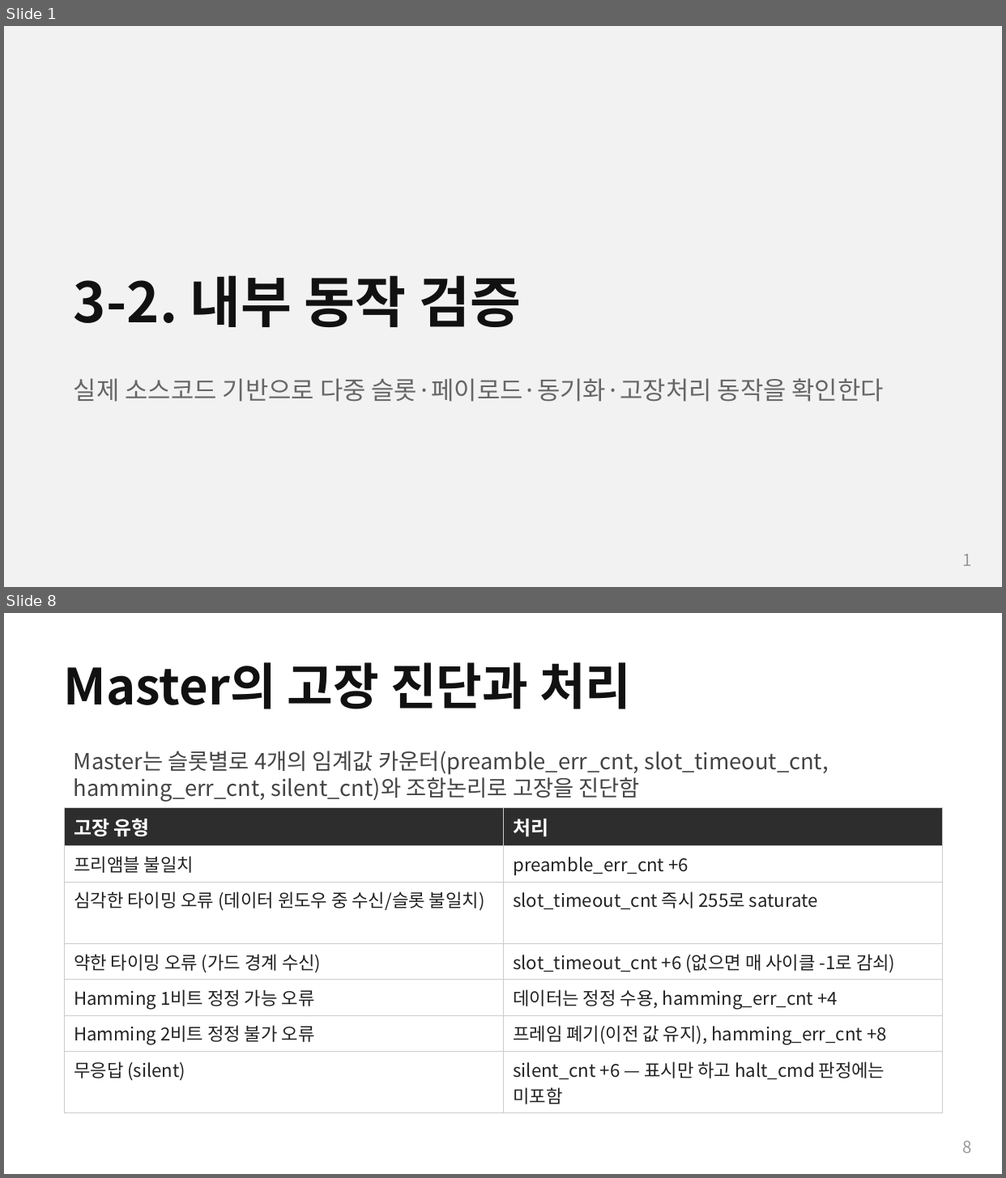
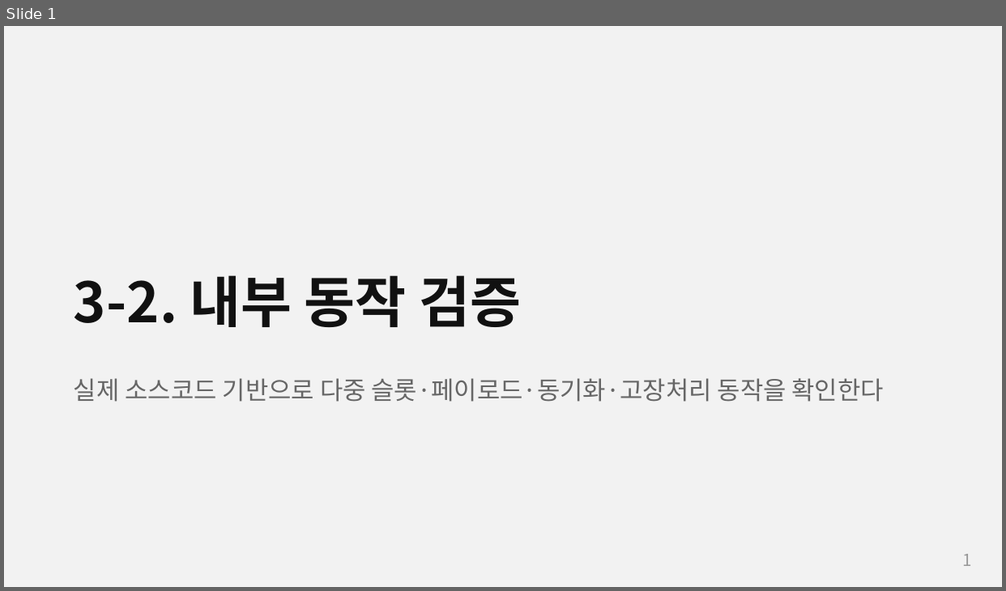
Before and after one commit to Woodong02/SoC_Design_and_Programming, a slide deck: section3_part2_internals.pptx. Shown one above the other, each under a label of ours: slides 1 and 8 before the commit, slide 1 after it; the slides between them are not shown. The pictures are 1006x1178 and 1006x591 pixels, drawn with LibreOffice and Linux fonts; fonts in the diff are those of the drawing. Boxes give left, top, right and bottom in pixels: in the first picture for what was removed or moved away, otherwise in the second. Text is boxed around its words. In the diff, an @@ line names an element or a change of style, - is before the commit and + after.

```diff
--- a/section3_part2_internals.pptx
+++ b/section3_part2_internals.pptx
@@ slide 8 removed at <box>4,613,1002,1174</box>, background #FFFFFF @@
@@ text removed at <box>64,662,631,709</box> @@
-Master의 고장 진단과 처리
@@ text removed at <box>74,751,829,802</box> @@
-Master는 슬롯별로 4개의 임계값 카운터(preamble_err_cnt, slot_timeout_cnt, hamming_err_cnt, silent_cnt)와 조합논리로 고장을 진단함
@@ table removed at <box>64,807,942,1108</box>, 7 rows, 2 columns @@
-고장 유형 | 처리
-프리앰블 불일치 | preamble_err_cnt +6
-심각한 타이밍 오류 (데이터 윈도우 중 수신/슬롯 불일치) | slot_timeout_cnt 즉시 255로 saturate
-약한 타이밍 오류 (가드 경계 수신) | slot_timeout_cnt +6 (없으면 매 사이클 -1로 감쇠)
-Hamming 1비트 정정 가능 오류 | 데이터는 정정 수용, hamming_err_cnt +4
-Hamming 2비트 정정 불가 오류 | 프레임 폐기(이전 값 유지), hamming_err_cnt +8
-무응답 (silent) | silent_cnt +6 — 표시만 하고 halt_cmd 판정에는 미포함
@@ text removed at <box>963,1141,972,1153</box> @@
-8
```
Also in this commit, not shown: 5 slides changed, 2 slides added, 3 other slides removed, 5 other files.
